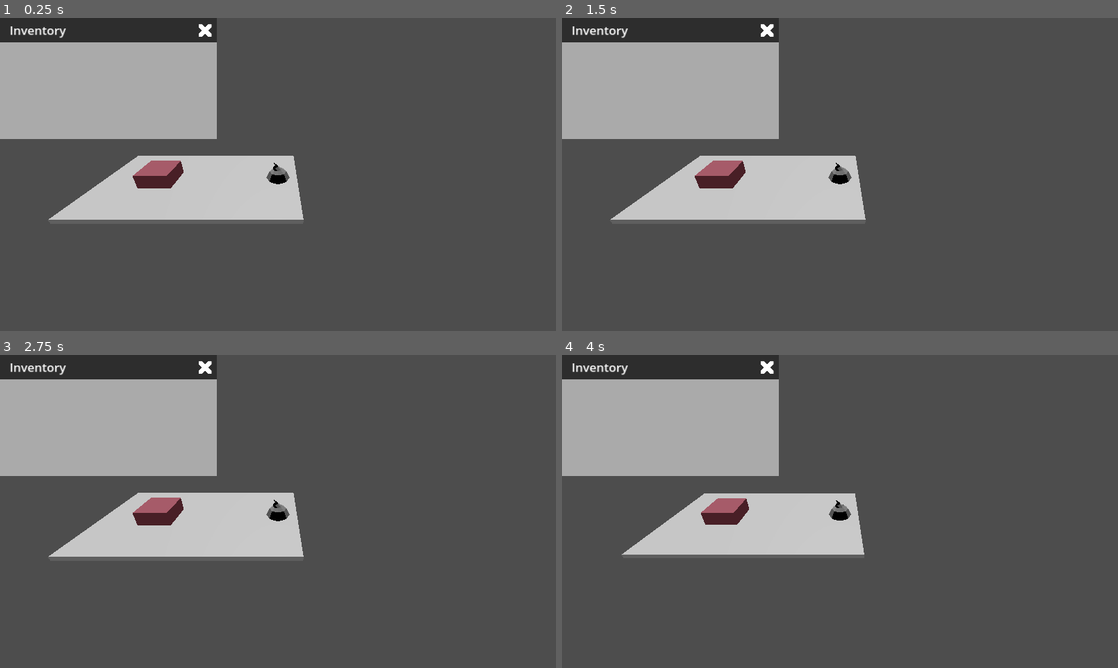
Above: before the commit, frames 1-4 (two rows, left to right).
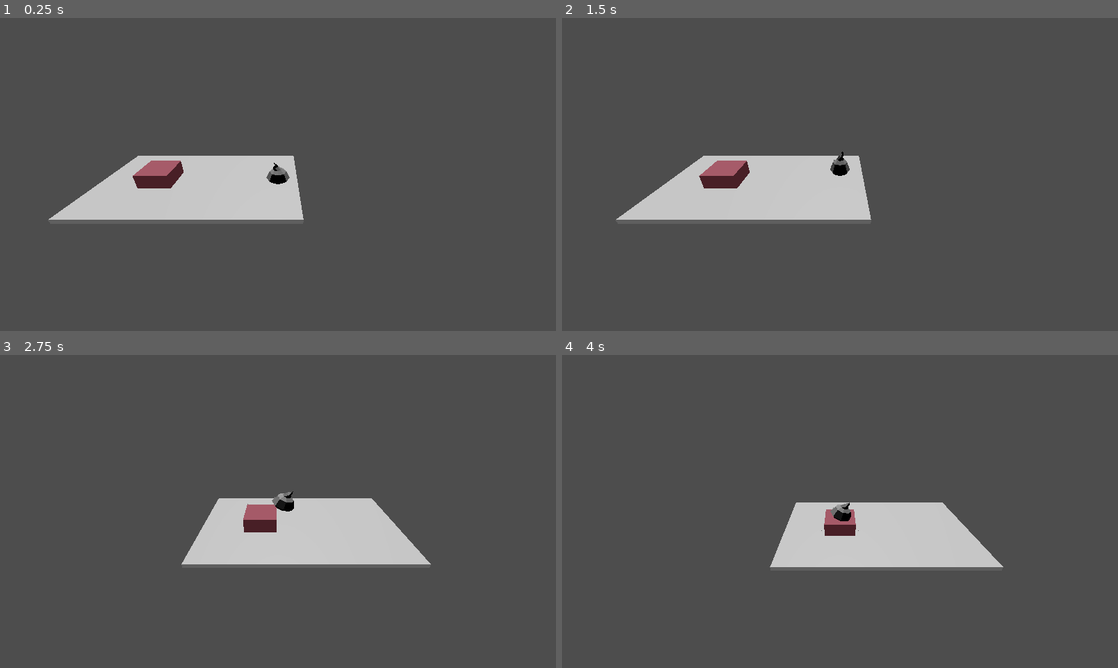
Above: after the commit, the same moments.

Repository: torbenvanassche/Warehousing
Game: Godot game, scene res://game_components/scenes/game.tscn
Same seed, same stepped clock (60 frames per second), same inputs: the game is played once before the commit and once after it.
Inputs (mouse positions are in pixels of both pictures, inside the frame that each line leads up to):
- Up to frame 1 (0.25 s): no input
- Up to frame 2 (1.5 s): tap Enter at 0.5 s; move the mouse to (962, 158) at 0.52 s; hold D (move_right) 0.53-1.25 s; right-click (962, 158) at 0.6 s; click (962, 158) at 0.67 s; tap Space at 1.25 s; drag from (728, 190) to (812, 237) at 1.27 s
- Up to frame 3 (2.75 s): move the mouse to (333, 442) at 2.02 s; press the mouse at (333, 442) at 2.03 s; hold D (move_right) from 2.03 s (still down)
- Up to frame 4 (4 s): release D (move_right) at 2.75 s; release the mouse at (895, 442) at 2.75 s; drag from (812, 574) to (673, 464) at 2.77 s; tap Enter at 3.5 s; move the mouse to (1006, 558) at 3.52 s; hold A (move_left) from 3.53 s (still down); tap Mouse wheel down (zoom_out) at 3.6 s; click (1006, 558) at 3.67 s

The runs differ from the first frame. In frame 1, 15% of the frame differs, in the area x 0-39%, y 0-39%; in frame 2, 16%; in frame 3, 24%; in frame 4, 25%, in the area x 0-80%, y 0-68%.
Error in both runs: Invalid assignment of property or key 'camera' with value of type 'Camera3D' on a base object of type 'Node3D (game_manager.gd)'. (res://game_mechanics/global_…

Commit message:
ui manipulations

Diff:
--- a/game_components/scenes/game.tscn
+++ b/game_components/scenes/game.tscn
@@ -6,6 +6,7 @@
 [ext_resource type="PackedScene" uid="uid://cuqpjlp4i7pkb" path="res://game_components/prefabs/camera.tscn" id="5_gew37"]
 [ext_resource type="PackedScene" uid="uid://dkn4nxkpwita" path="res://game_components/prefabs/packing_table.tscn" id="5_njmnk"]
 [ext_resource type="PackedScene" uid="uid://ccrqwbtxe7wa4" path="res://game_mechanics/user_interface/windows/box_fitting.tscn" id="6_vpj32"]
+[ext_resource type="PackedScene" uid="uid://cab8b0fs7luja" path="res://game_mechanics/user_interface/windows/paused.tscn" id="7_lkent"]
 
 [sub_resource type="Environment" id="Environment_jjkjc"]
 tonemap_mode = 1
@@ -41,4 +42,8 @@
 override_size = Vector2(400, 300)
 
 [node name="Puzzle" parent="UI" instance=ExtResource("6_vpj32")]
+visible = false
 id = "PUZZLE"
+
+[node name="Pause" parent="UI" instance=ExtResource("7_lkent")]
+visible = false
--- a/game_mechanics/global_scripts/item_manager.gd
+++ b/game_mechanics/global_scripts/item_manager.gd
@@ -20,7 +20,7 @@
 	return a_items;
 
 func get_scene(item: Dictionary) -> PackedScene:
-	var path = "res://resources/items/scenes/" + item.scene_path
+	var path = "res://imported_assets/item_data/scenes/" + item.scene_path
 	if ResourceLoader.exists(path):
 		return load(path)
 	return null
@@ -29,10 +29,12 @@
 	if item.has("sprite"):
 		return item.sprite;
 	else:
-		var path = "res://resources/items/sprites/" + item.sprite_path + ".png"
+		var path = "res://imported_assets/item_data/sprites/" + item.sprite_path + ".png"
 		if ResourceLoader.exists(path):
 			item.sprite = load(path);
 			return item.sprite;
+		else:
+			printerr("Could not find sprite for " + item.name)
 		return null
 
 func assign_layout(source: Dictionary, destination: Dictionary) -> void:
--- a/game_mechanics/global_scripts/ui_manager.gd
+++ b/game_mechanics/global_scripts/ui_manager.gd
@@ -5,16 +5,17 @@
 var scene_history: Array[Node] = []
 
 func _ready():
+	process_mode = Node.PROCESS_MODE_ALWAYS;
 	for c in get_children():
 		c.visible = false;
 
-func add_window(name: String, control: Control):
-	if name == "":
+func add_window(n: String, control: Control):
+	if n == "":
 		printerr("There is no name defined for " + control.name)
-	if(window_data.has(name)):
-		printerr(name + " already exists in the ui manager.")
+	if(window_data.has(n)):
+		printerr(n + " already exists in the ui manager.")
 		return;
-	window_data[name] = control;
+	window_data[n] = control;
 
 func _unhandled_input(event):
 	if event.is_action_pressed("open_inventory") && !get_tree().paused:
@@ -24,10 +25,15 @@
 		enable_ui(get_subwindow("PUZZLE"))
 
 	if event.is_action_pressed("cancel") && is_ui_closed():
-		get_viewport().set_input_as_handled()
-		Manager.pause(!get_tree().paused)
-		if get_tree().paused:
-			enable_ui(get_subwindow("PAUSE"), true)
+		toggle_pause();
+
+func toggle_pause():
+	get_viewport().set_input_as_handled()
+	Manager.pause(!get_tree().paused)
+	if get_tree().paused:
+		enable_ui(get_subwindow("PAUSE"), true)
+	else:
+		disable_ui(get_subwindow("PAUSE"), false)
 
 func is_ui_closed(exceptions: Array = [get_subwindow("PAUSE")]):
 	return get_children().all(func(x): return !x.visible || exceptions.has(x));
--- a/game_mechanics/inventory/data_management/carry_data.gd
+++ b/game_mechanics/inventory/data_management/carry_data.gd
@@ -1,5 +1,9 @@
 class_name Carryable
 extends Node
 
-var size: Vector2i = Vector2i(5, 5);
-var current: BoxData = BoxData.new()
+var size: Vector2i;
+var current: BoxData;
+
+func _init(s: Vector2i = Vector2i(1, 1), box: BoxData = BoxData.new()):
+	self.size = s;
+	self.current = box;
--- a/game_mechanics/inventory/user_interface/scripts/inventory_ui.gd
+++ b/game_mechanics/inventory/user_interface/scripts/inventory_ui.gd
@@ -13,9 +13,8 @@
 
 @export var show_locked: bool = false;
 
-#@onready var infoTitle: Label = $"../VBoxContainer/InfoView/MarginContainer/HBoxContainer/Label";
-#@onready var infoTexture: TextureRect = $"../VBoxContainer/InfoView/MarginContainer/HBoxContainer/TextureRect";
-#@onready var infoDetails: Label = $"../VBoxContainer/InfoView/TextMargin/Label";
+@onready var infoTitle: Label = $"../MarginContainer/VBoxContainer/Title";
+@onready var infoDetails: Label = $"../MarginContainer/VBoxContainer/Description";
 
 func _ready():
 	resized.connect(_control_size)
@@ -26,7 +25,7 @@
 		e.custom_minimum_size.x = container_size_x;
 		e.custom_minimum_size.y = container_size_x;
 
-func on_enable(options: Dictionary = {}):
+func on_enable(_options: Dictionary = {}):
 	if !item_ui_packed:
 		printerr("the item's UI is undefined")
 		return;
@@ -54,8 +53,8 @@
 	add_child(item_ui);
 	elements.append(item_ui);
 
-	#item_ui.mouse_entered.connect(set_info_content.bind(item_ui))
-	#item_ui.mouse_exited.connect(set_info_content)
+	item_ui.mouse_entered.connect(set_info_content.bind(item_ui))
+	item_ui.mouse_exited.connect(set_info_content)
 	item_ui.button_up.connect(_set_selected.bind(item_ui))
 	item_ui.on_drag_end.connect(func(_drag_end_slot): selected_slot = null);
 	item_ui.button_group = btn_grp;
@@ -66,18 +65,16 @@
 		item_ui.visible = dict.is_available;
 	item_ui.set_reference(dict);
 
-#func set_info_content(slot: ItemSlotUI = null):
-	#if selected_slot:
-		#slot = selected_slot;
-		#
-	#if slot && slot.slot_data && slot.slot_data.item != {}:
-		#infoTitle.text = slot.slot_data.item.name;
-		#infoDetails.text = slot.slot_data.item.description;
-		#infoTexture.texture = slot.slot_data.item.sprite;
-	#else:
-		#infoTitle.text = "";
-		#infoDetails.text = "";
-		#infoTexture.texture = null;
+func set_info_content(slot: ItemSlotUI = null):
+	if selected_slot:
+		slot = selected_slot;
+
+	if slot && slot.slot_data && slot.slot_data.item != {}:
+		infoTitle.text = slot.slot_data.item.name;
+		infoDetails.text = slot.slot_data.item.description;
+	else:
+		infoTitle.text = "";
+		infoDetails.text = "";
 
 func _set_selected(slot: ItemSlotUI):
 	if selected_slot != slot && selected_slot:
--- a/game_mechanics/player_elements/player.gd
+++ b/game_mechanics/player_elements/player.gd
@@ -16,6 +16,8 @@
 @export var rotation_time: float = 0.01;
 @export var animation_delay: float = 0.2;
 
+var carryable: Carryable = Carryable.new(Vector2i(2, 2))
+
 signal on_move_complete(tile: TileBase);
 
 var move_tween: Tween;
@@ -28,6 +30,8 @@
 	Settings.input_mode_changed.connect(read_input_mode)
 
 	current_tile = find_location();
+
+	inventory.add_item_by_id("wheat")
 
 func set_speed(speed: float):
 	move_delay = speed;
--- a/game_mechanics/puzzles/fit_in_box/box_puzzle.gd
+++ b/game_mechanics/puzzles/fit_in_box/box_puzzle.gd
@@ -1,5 +1,5 @@
 class_name FittingPuzzle
-extends Control
+extends GridContainer
 
 @export var item_slot_script: Script
 @onready var container: BoxData = BoxData.new();
@@ -12,14 +12,14 @@
 @export var visual_element: Control = self
 var clear_on_open: bool = true;
 
-func on_enable(dict: Dictionary = {}):
+func on_enable(_dict: Dictionary = {}):
 	if clear_on_open:
 		#clear_on_open = false;
 		container.clear();
 		for child in visual_element.get_children():
 			child.queue_free();
 
-	visual_element.columns = Manager.player.carryable.size;
+	visual_element.columns = Manager.player.carryable.size.y;
 	var curr_arr: Array = []
 
 	for i in range(Manager.player.carryable.size.x * Manager.player.carryable.size.y):
@@ -41,9 +41,17 @@
 	if !visual_element:
 		visual_element = self;
 	_deferred_ready.call_deferred();
+	resized.connect(_control_size)
+
+func _control_size():
+	for e: Control in get_children():
+		var container_size_x = clamp((size.x / columns) - get_theme_constant("h_separation"), 50, 100);
+		e.custom_minimum_size.x = container_size_x;
+		e.custom_minimum_size.y = container_size_x;
 
 func _deferred_ready():
 	window.close_requested.connect(hide)
+	on_enable()
 
 func can_add(btn: ItemSlotUI, item: Dictionary) -> Array:
 	item = item.duplicate();
--- a/game_mechanics/user_interface/base_classes/window_base.gd
+++ b/game_mechanics/user_interface/base_classes/window_base.gd
@@ -7,9 +7,8 @@
 @onready var top_bar: ColorRect = $VBoxContainer/topbar;
 @onready var close_button: Button = $VBoxContainer/topbar/HBoxContainer/Button;
 @onready var title: Label = $VBoxContainer/topbar/HBoxContainer/MarginContainer/Title;
-@onready var background: ColorRect = $VBoxContainer/topbar;
-@onready var background_color: Color = $VBoxContainer/topbar.color;
-@onready var content_panel: Control = $VBoxContainer/content;
+@onready var content_panel: ColorRect = $VBoxContainer/content;
+@onready var background_color: Color = $VBoxContainer/content.color;
 
 @export_enum("display", "no_header", "none") var display_mode: String = "display"
 @export_enum("mouse", "center", "override") var position_options: String = "center";
@@ -41,7 +40,7 @@
 		to_enable.window = self;
 
 	if override_size != Vector2.ZERO:
-		size = override_size;
+		self.set_deferred("size", override_size)
 		top_bar.custom_minimum_size = Vector2(override_size.x, 50)
 		content_panel.custom_minimum_size = Vector2(override_size.x, override_size.y - top_bar.size.y)
 
@@ -56,15 +55,15 @@
 	match display_mode:
 		"display":
 			top_bar.visible = true;
-			background.color = background_color;
+			content_panel.color = background_color;
 			pass
 		"no_header":
 			top_bar.visible = false;
-			background.color = background_color;
+			content_panel.color = background_color;
 			pass
 		"none":
 			top_bar.visible = false;
-			background.color = Color.TRANSPARENT;
+			content_panel.color = Color.TRANSPARENT;
 			pass
 
 	match position_options:
--- a/game_mechanics/user_interface/base_scenes/base_window.tscn
+++ b/game_mechanics/user_interface/base_scenes/base_window.tscn
@@ -1,7 +1,7 @@
 [gd_scene load_steps=3 format=3 uid="uid://dny1dqcanlco0"]
 
 [ext_resource type="Script" path="res://game_mechanics/user_interface/base_classes/window_base.gd" id="1_6jx1r"]
-[ext_resource type="Texture2D" uid="uid://bcnp6hs2ifpp3" path="res://imported_assets/2d_icons/cross.png" id="3_sno4b"]
+[ext_resource type="Texture2D" uid="uid://bcnp6hs2ifpp3" path="res://imported_assets/ui_icons/cross.png" id="3_sno4b"]
 
 [node name="Window" type="Control"]
 layout_mode = 3
--- a/game_mechanics/user_interface/scripts/fit_content.gd
+++ /dev/null
@@ -1,8 +0,0 @@
-extends GridContainer
-
-@export var element_preset: PackedScene;
-@export var amount: int = 20;
-
-func _ready():
-	var single_size = size.x / columns
-	print(single_size)
--- /dev/null
+++ b/game_mechanics/user_interface/scripts/pause_menu.gd
@@ -0,0 +1,10 @@
+extends Node
+
+@onready var resume_button: Button = $resume;
+@onready var settings_button: Button = $settings;
+@onready var quit_button: Button = $quit;
+
+func _ready():
+	resume_button.pressed.connect(UIManager.toggle_pause)
+	settings_button.pressed.connect(func(): print("Not implemented yet."))
+	quit_button.pressed.connect(get_tree().quit)
--- a/game_mechanics/user_interface/windows/box_fitting.tscn
+++ b/game_mechanics/user_interface/windows/box_fitting.tscn
@@ -7,10 +7,11 @@
 [node name="Window" node_paths=PackedStringArray("to_enable") instance=ExtResource("1_v7sw0")]
 offset_right = -702.0
 offset_bottom = -248.0
+id = "BOX_FITTING"
 to_enable = NodePath("VBoxContainer/content/MarginContainer/Control/GridController")
 
 [node name="Title" parent="VBoxContainer/topbar/HBoxContainer/MarginContainer" index="0"]
-text = "Inventory"
+text = "Puzzle"
 
 [node name="content" parent="VBoxContainer" index="1"]
 custom_minimum_size = Vector2(450, 200)
--- a/game_mechanics/user_interface/windows/inventory.tscn
+++ b/game_mechanics/user_interface/windows/inventory.tscn
@@ -48,7 +48,7 @@
 [node name="VBoxContainer" type="VBoxContainer" parent="VBoxContainer/content/MarginContainer/Control/MarginContainer" index="0"]
 layout_mode = 2
 
-[node name="Label" type="Label" parent="VBoxContainer/content/MarginContainer/Control/MarginContainer/VBoxContainer" index="0"]
+[node name="Title" type="Label" parent="VBoxContainer/content/MarginContainer/Control/MarginContainer/VBoxContainer" index="0"]
 layout_mode = 2
 text = "PLACEHOLDER"
 horizontal_alignment = 1
@@ -57,8 +57,7 @@
 [node name="HSeparator" type="HSeparator" parent="VBoxContainer/content/MarginContainer/Control/MarginContainer/VBoxContainer" index="1"]
 layout_mode = 2
 
-[node name="Label2" type="Label" parent="VBoxContainer/content/MarginContainer/Control/MarginContainer/VBoxContainer" index="2"]
+[node name="Description" type="Label" parent="VBoxContainer/content/MarginContainer/Control/MarginContainer/VBoxContainer" index="2"]
 custom_minimum_size = Vector2(100, 0)
 layout_mode = 2
-text = "ddddddddddddddddddddddddddddddddddddddddddddddddddddddddddddddddddddddddd"
 autowrap_mode = 1
--- a/game_mechanics/user_interface/windows/paused.tscn
+++ b/game_mechanics/user_interface/windows/paused.tscn
@@ -1,5 +1,41 @@
-[gd_scene load_steps=2 format=3 uid="uid://cab8b0fs7luja"]
+[gd_scene load_steps=3 format=3 uid="uid://cab8b0fs7luja"]
 
 [ext_resource type="PackedScene" uid="uid://dny1dqcanlco0" path="res://game_mechanics/user_interface/base_scenes/base_window.tscn" id="1_v7d3o"]
+[ext_resource type="Script" path="res://game_mechanics/user_interface/scripts/pause_menu.gd" id="2_emtrc"]
 
-[node name="Window" instance=ExtResource("1_v7d3o")]
+[node name="Window" node_paths=PackedStringArray("to_enable") instance=ExtResource("1_v7d3o")]
+process_mode = 2
+id = "PAUSE"
+display_mode = "none"
+to_enable = NodePath("VBoxContainer/content/VBoxContainer")
+
+[node name="content" parent="VBoxContainer" index="1"]
+color = Color(0.666667, 0.666667, 0.666667, 1)
+
+[node name="VBoxContainer" type="VBoxContainer" parent="VBoxContainer/content" index="0"]
+layout_mode = 1
+anchors_preset = 8
+anchor_left = 0.5
+anchor_top = 0.5
+anchor_right = 0.5
+anchor_bottom = 0.5
+offset_left = -100.0
+offset_top = -33.0
+offset_right = 100.0
+offset_bottom = 33.0
+grow_horizontal = 2
+grow_vertical = 2
+alignment = 1
+script = ExtResource("2_emtrc")
+
+[node name="resume" type="Button" parent="VBoxContainer/content/VBoxContainer" index="0"]
+layout_mode = 2
+text = "RESUME"
+
+[node name="settings" type="Button" parent="VBoxContainer/content/VBoxContainer" index="1"]
+layout_mode = 2
+text = "SETTINGS"
+
+[node name="quit" type="Button" parent="VBoxContainer/content/VBoxContainer" index="2"]
+layout_mode = 2
+text = "QUIT"
--- a/imported_assets/item_data/item_database.json
+++ b/imported_assets/item_data/item_database.json
@@ -6,8 +6,8 @@
         "available": true,
         "stack_size": 10,
         "random_weight": 5,
-        "sprite_path": "growable/wheat",
-        "scene_path": "growable/SM_Prop_Plant_Wheat_03.glb",
+        "sprite_path": "wheat",
+        "scene_path": "SM_Prop_Plant_Wheat_03.glb",
         "grow_time": 5,
         "layout": {
             "data": "1111",
@@ -21,8 +21,8 @@
         "available": true,
         "stack_size": 10,
         "random_weight": 1,
-        "sprite_path": "other/flour",
-        "scene_path": "growable/SM_Prop_Plant_Wheat_03.glb",
+        "sprite_path": "flour",
+        "scene_path": "SM_Prop_Plant_Wheat_03.glb",
         "process": "GRIND",
         "processing_time": 4
     },
@@ -33,8 +33,8 @@
         "available": true,
         "stack_size": 10,
         "random_weight": 5,
-        "sprite_path": "ores/iron_ore",
-        "scene_path": "ores/ore"
+        "sprite_path": "iron_ore",
+        "scene_path": "ore"
     },
     "gold_raw": {
         "name": "Raw Gold",
@@ -43,8 +43,8 @@
         "available": true,
         "stack_size": 10,
         "random_weight": 1,
-        "sprite_path": "ores/gold_ore",
-        "scene_path": "ores/ore"
+        "sprite_path": "gold_ore",
+        "scene_path": "ore"
     },
     "copper_raw": {
         "name": "Raw Copper",
@@ -53,7 +53,7 @@
         "available": true,
         "stack_size": 10,
         "random_weight": 2,
-        "sprite_path": "ores/copper_ore",
-        "scene_path": "ores/ore"
+        "sprite_path": "copper_ore",
+        "scene_path": "ore"
     }
 }
Not shown: 1 places in game_components/scenes/game.tscn that only renumber resources
Renamed: imported_assets/2d_icons/box.png -> imported_assets/ui_icons/box.png
Not shown, changed: imported_assets/ui_icons/box.png.import
Renamed: imported_assets/2d_icons/coin.png -> imported_assets/ui_icons/coin.png
Not shown, changed: imported_assets/ui_icons/coin.png.import
Renamed: imported_assets/2d_icons/cross.png -> imported_assets/ui_icons/cross.png
Not shown, changed: imported_assets/ui_icons/cross.png.import
